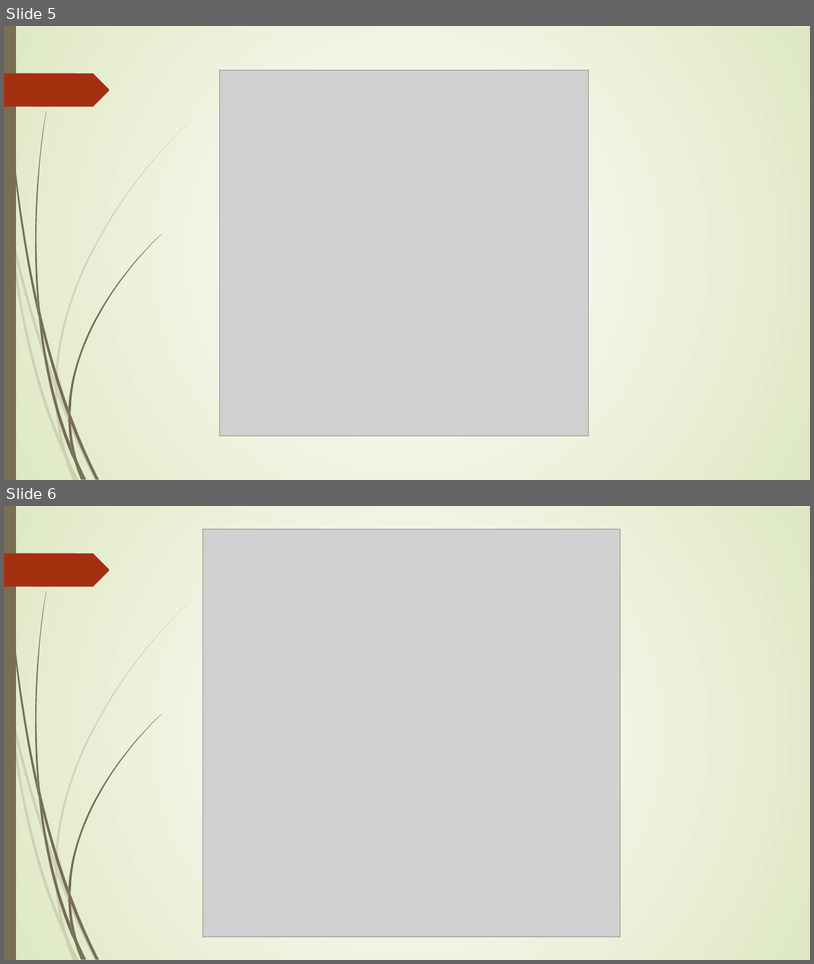
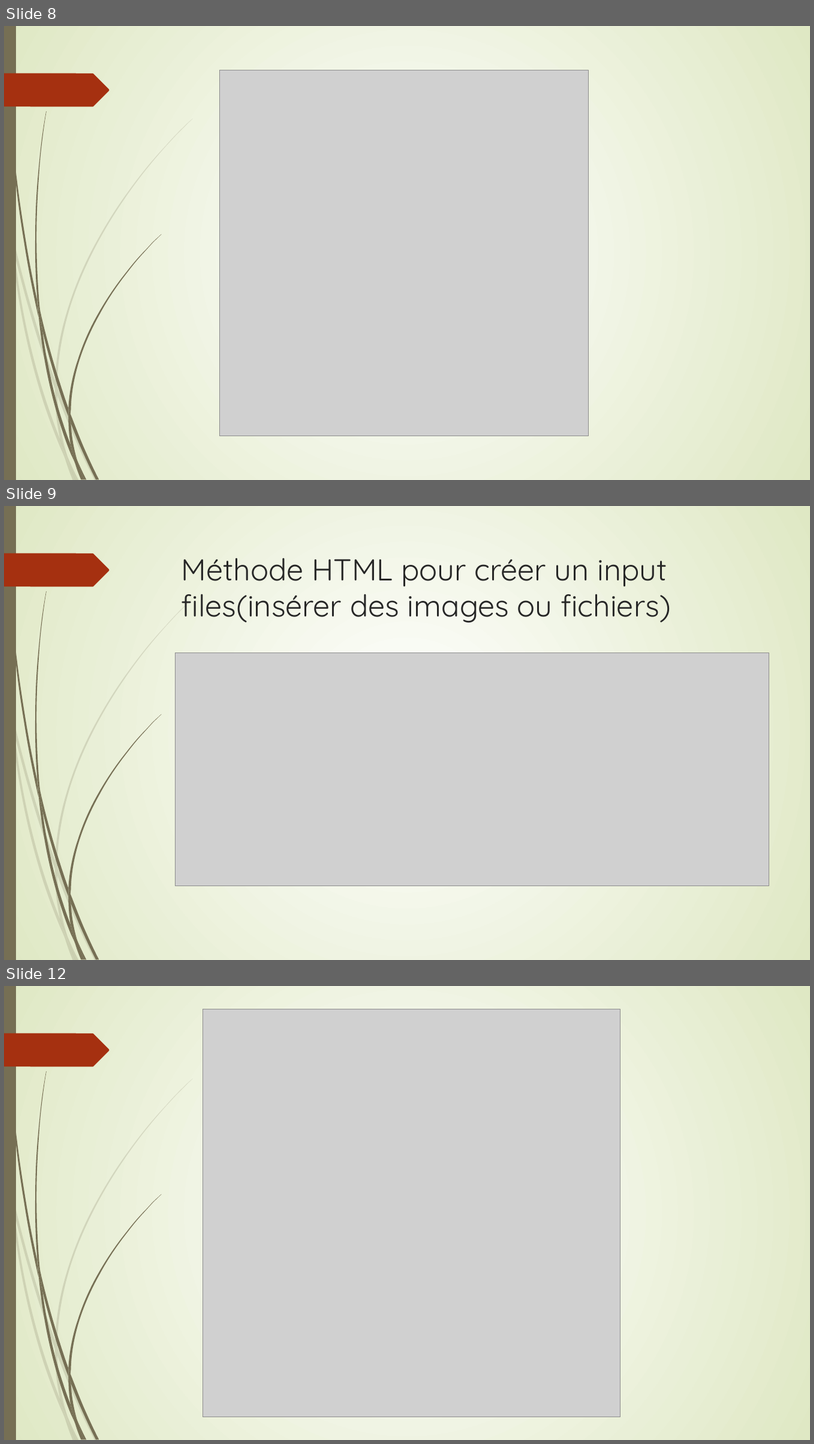
Before and after one commit to Kevin200122/DWWM, a slide deck: DossierProjetStage/DossierProjetBonus.odp. Shown one above the other, each under a label of ours: slides 5 and 6 before the commit, slides 8, 9 and 12 after it; the slides between them are not shown. The pictures are 814x964 and 814x1444 pixels, drawn with LibreOffice and Linux fonts; fonts in the diff are those of the drawing; grey boxes stand for pictures. Boxes give left, top, right and bottom in pixels: in the first picture for what was removed or moved away, otherwise in the second. Text is boxed around its words. In the diff, an @@ line names an element or a change of style, - is before the commit and + after.

```diff
--- a/DossierProjetStage/DossierProjetBonus.odp
+++ b/DossierProjetStage/DossierProjetBonus.odp
@@ slide 9 added at (x1=4, y1=506, x2=810, y2=960), background gradient #FFFFFF to #DFE8C4; not listed: 26 template elements that a slide beside it also shows @@
@@ title added at (x1=182, y1=558, x2=671, y2=622), 36 pt, text #262626 @@
+Méthode HTML pour créer un input files(insérer des images ou fichiers)
@@ picture added at (x1=176, y1=653, x2=769, y2=885) @@
@@ what was slide 5 is now slide 8 @@
@@ what was slide 6 is now slide 12 @@
```
Also in this commit, not shown: 2 slides changed, 5 other slides added, 1 other file.
